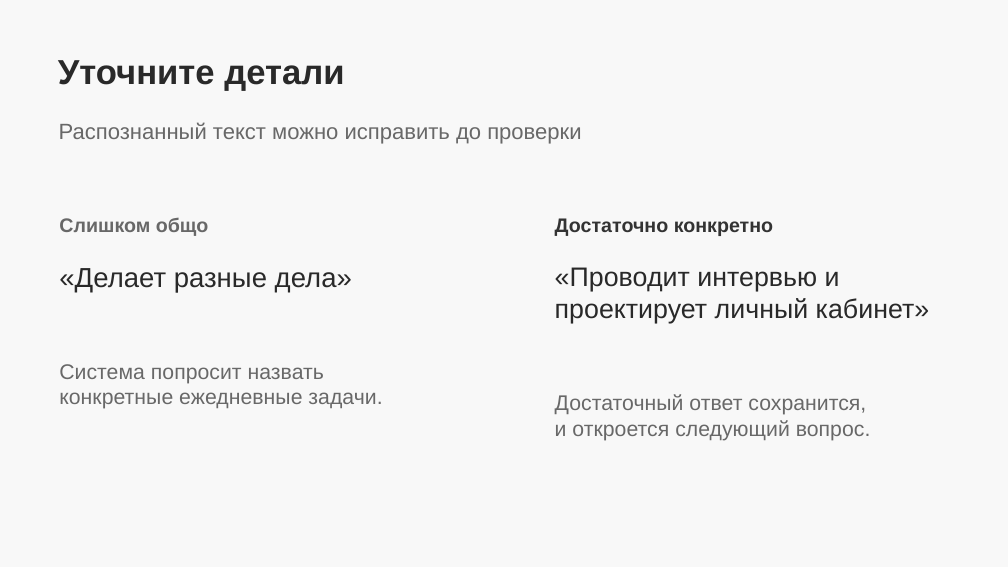
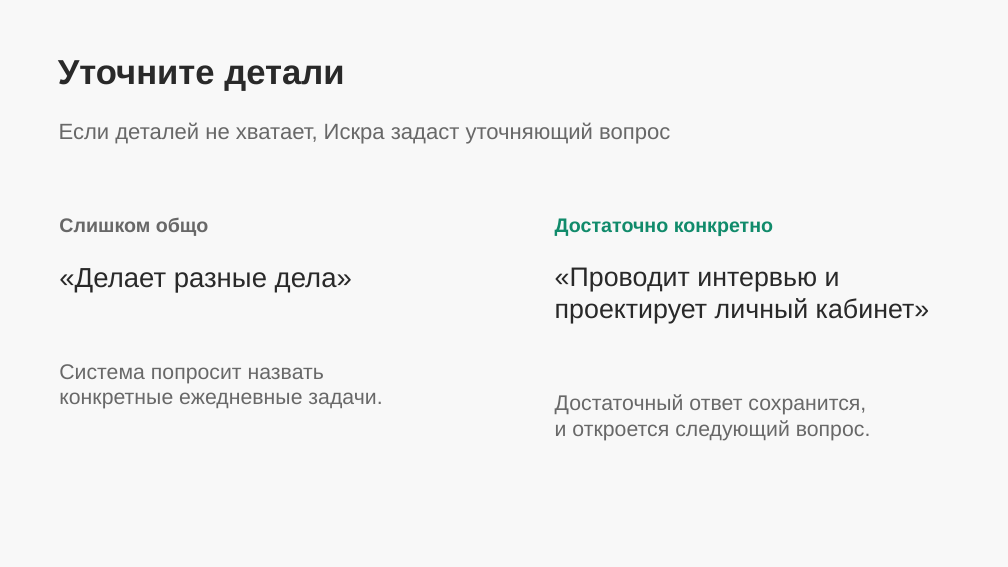
Before and after one commit to deidarkt/vacancy-voice, a slide deck: slide 3 of user-guide.pptx. Drawn at 1008x567 pixels with LibreOffice and Linux fonts; fonts in the diff are those of the drawing. Boxes give left, top, right and bottom in pixels: in the first picture for what was removed or moved away, otherwise in the second. Text is boxed around its words. In the diff, an @@ line names an element or a change of style, - is before the commit and + after.

```diff
--- a/user-guide.pptx
+++ b/user-guide.pptx
@@ text at (59, 122, 670, 144): text changed @@
-Распознанный текст можно исправить до проверки
+Если деталей не хватает, Искра задаст уточняющий вопрос
@@ text "Достаточно конкретно" at (555, 218, 773, 236): text colour #333333 to #118B6B @@
```
Also in this commit, not shown: 2 other slides changed, 1 slide added, 1 slide removed, 8 other files.
